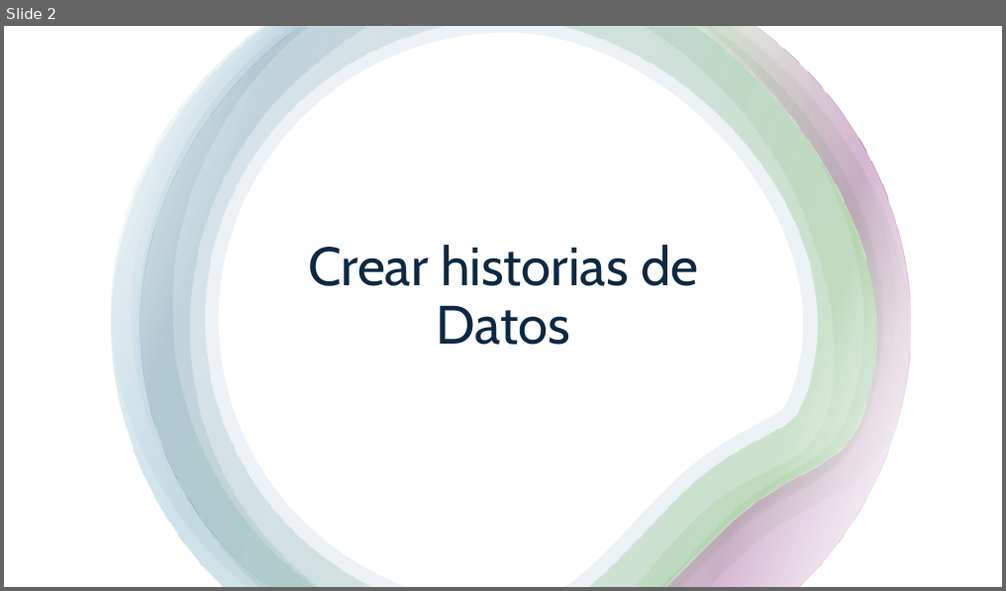
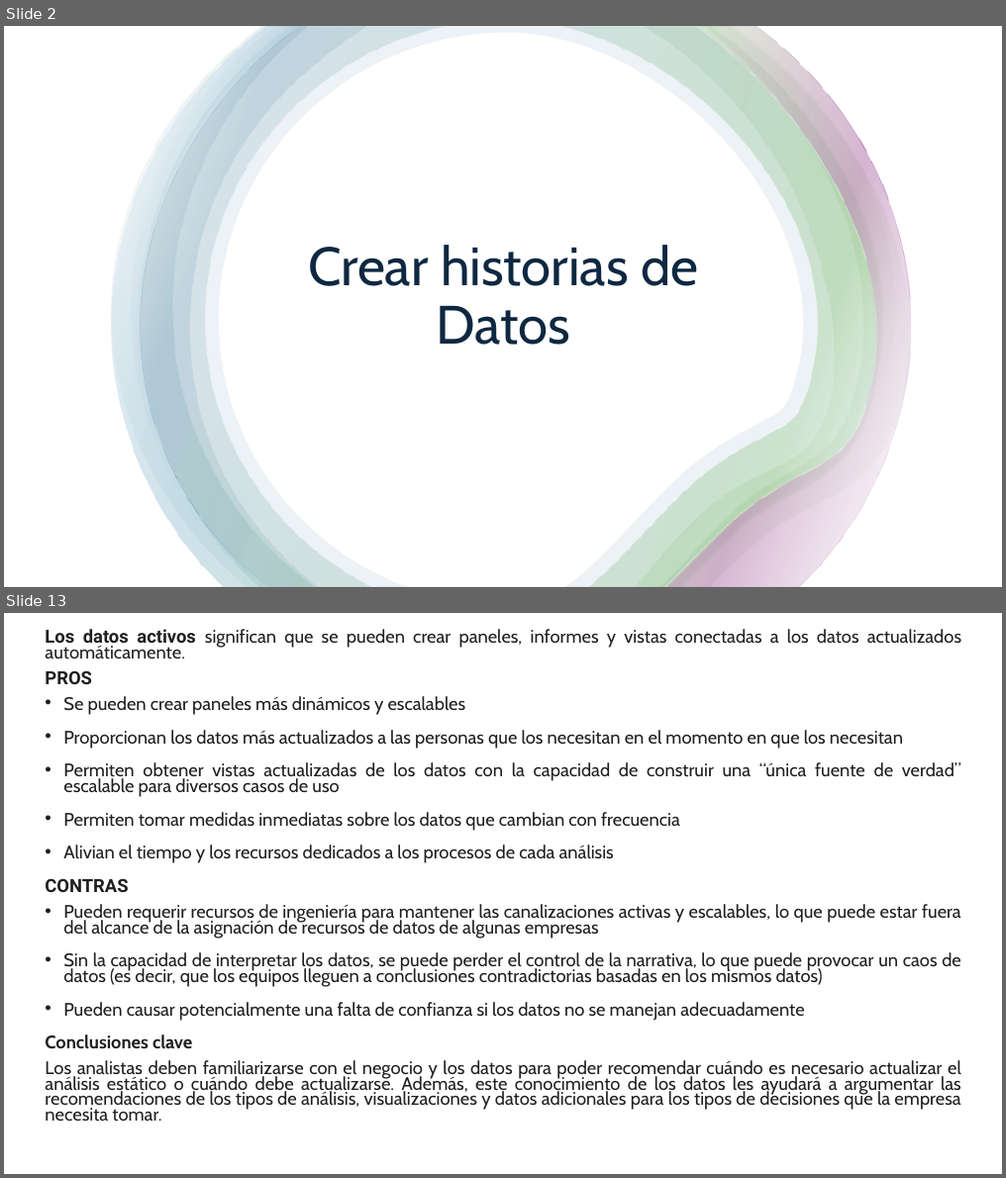
Before and after one commit to megath12/Data_Analysis_Google, a slide deck: 6_2_compartir_datos_visualizacion.pptx. Shown one above the other, each under a label of ours: slide 2 before the commit, slides 2 and 13 after it; the slides between them are not shown. The pictures are 1006x591 and 1006x1178 pixels, drawn with LibreOffice and Linux fonts; fonts in the diff are those of the drawing. Boxes give left, top, right and bottom in pixels: in the first picture for what was removed or moved away, otherwise in the second. Text is boxed around its words. In the diff, an @@ line names an element or a change of style, - is before the commit and + after.

```diff
--- a/6_2_compartir_datos_visualizacion.pptx
+++ b/6_2_compartir_datos_visualizacion.pptx
@@ slide 13 added at (4, 613, 1002, 1174), background #FFFFFF @@
@@ text added at (45, 629, 961, 1122), 17.5 pt, text #1F1F1F @@
+Los datos activos significan que se pueden crear paneles, informes y vistas conectadas a los datos actualizados automáticamente.
+PROS
+• Se pueden crear paneles más dinámicos y escalables
+• Proporcionan los datos más actualizados a las personas que los necesitan en el momento en que los necesitan
+• Permiten obtener vistas actualizadas de los datos con la capacidad de construir una “única fuente de verdad” escalable para diversos casos de uso
+• Permiten tomar medidas inmediatas sobre los datos que cambian con frecuencia
+• Alivian el tiempo y los recursos dedicados a los procesos de cada análisis
+CONTRAS
+• Pueden requerir recursos de ingeniería para mantener las canalizaciones activas y escalables, lo que puede estar fuera del alcance de la asignación de recursos de datos de algunas empresas
+• Sin la capacidad de interpretar los datos, se puede perder el control de la narrativa, lo que puede provocar un caos de datos (es decir, que los equipos lleguen a conclusiones contradictorias basadas en los mismos datos)
+• Pueden causar potencialmente una falta de confianza si los datos no se manejan adecuadamente
+Conclusiones clave
+Los analistas deben familiarizarse con el negocio y los datos para poder recomendar cuándo es necesario actualizar el análisis estático o cuándo debe actualizarse. Además, este conocimiento de los datos les ayudará a argumentar las recomendaciones de los tipos de análisis, visualizaciones y datos adicionales para los tipos de decisiones que la empresa necesita tomar.
```
Also in this commit, not shown: 12 other slides added, 1 slide removed, 4 other files.
